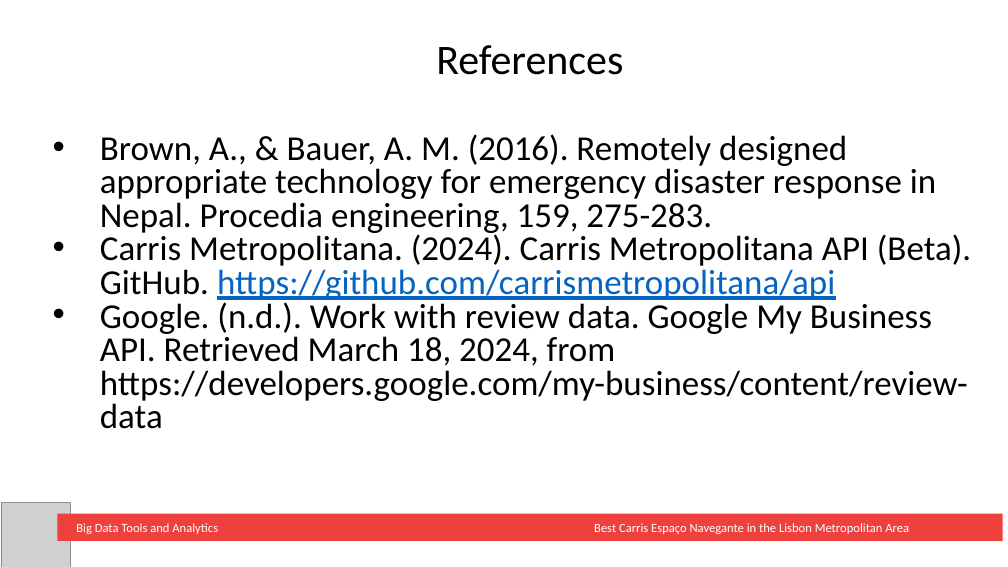
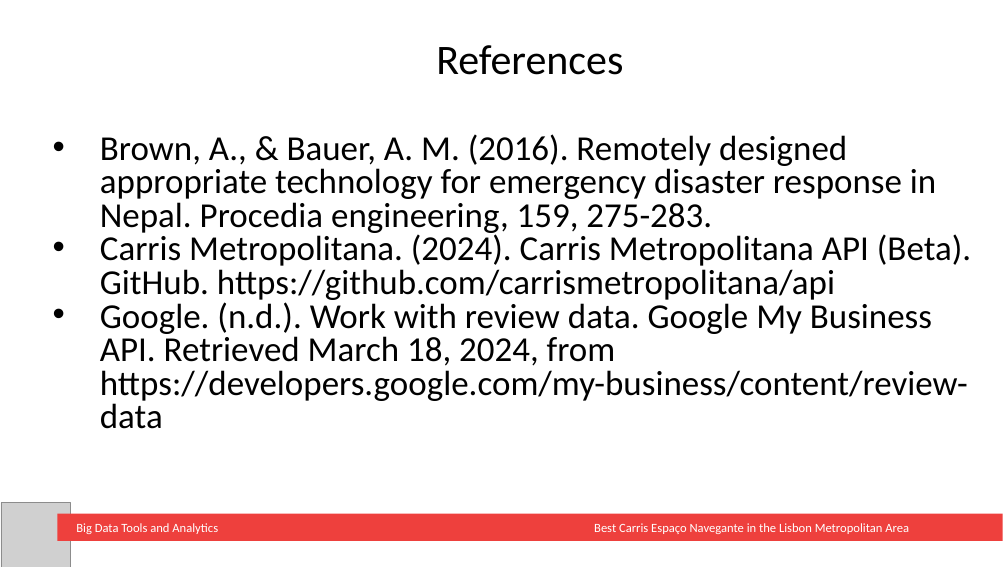
Before and after one commit to danee593/Carris-Espa-os-navegante, a slide deck: slide 11 of report/EspacosNavegantePresentation.pptx (slide 10 before the commit). Drawn at 1008x567 pixels with LibreOffice and Linux fonts; fonts in the diff are those of the drawing; grey boxes stand for pictures. Boxes give left, top, right and bottom in pixels: in the first picture for what was removed or moved away, otherwise in the second. Text is boxed around its words. In the diff, an @@ line names an element or a change of style, - is before the commit and + after.

Commit message:
minor change presentation

```diff
--- a/report/EspacosNavegantePresentation.pptx
+++ b/report/EspacosNavegantePresentation.pptx
@@ text at bbox=[100, 232, 971, 303]: text colour #0563C1 to #000000, underline off in "https://github.com/carrismetropolitana/api" @@
```
Also in this commit, not shown: 1 slide added.
